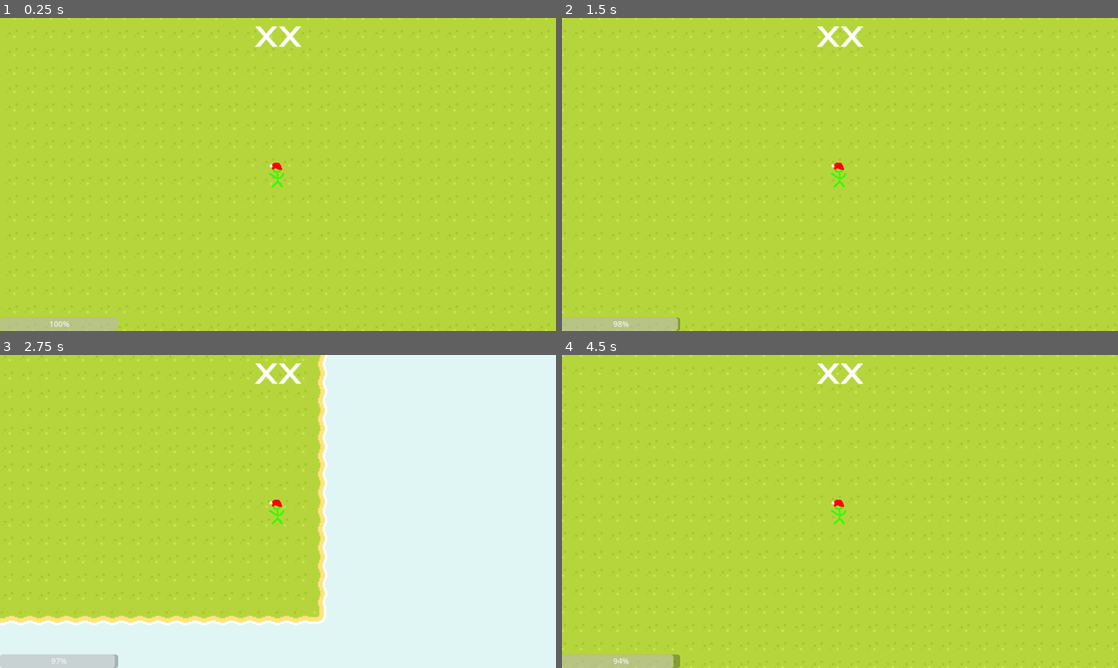
Above: before the commit, frames 1-4 (two rows, left to right).
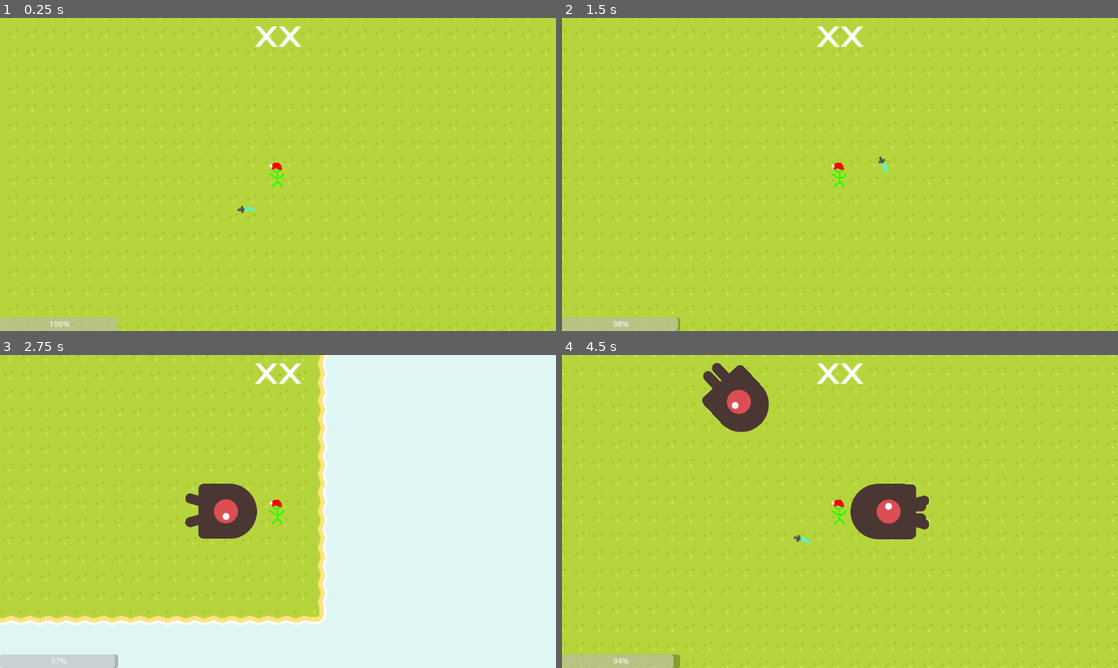
Above: after the commit, the same moments.

Repository: Shmupette/ChristmasProject
Game: Godot game, scene res://scenes/main_scene.tscn
The game is run twice, just before and just after one commit, with the same random seed, the same clock (stepped at 60 frames per second) and the same inputs.
Inputs:
- Up to frame 1 (0.25 s): no input
- Up to frame 2 (1.5 s): hold D (right) 0.53-1.28 s; hold F (damageTest) 0.53-1.28 s; hold S (down) from 1.28 s (still down); tap F (damageTest) at 1.35 s
- Up to frame 3 (2.75 s): release S (down) at 2.03 s; hold D (right) from 2.03 s (still down); hold F (damageTest) from 2.03 s (still down)
- Up to frame 4 (4.5 s): release D (right) at 2.78 s; release F (damageTest) at 2.78 s; hold W (up) 2.78-3.53 s; tap F (damageTest) at 2.85, 4.35 s; hold F (damageTest) 3.53-4.28 s; hold A (left) from 3.53 s (still down)

The runs differ from the first frame. In frame 1, less than 0.1% of the frame differs, in the area x 42-46%, y 60-63%; in frame 2, less than 0.1%; in frame 3, 1.8%; in frame 4, 4.0%, in the area x 25-66%, y 2-61%.

Commit message:
added weapon, changed collision behaviour

Diff:
--- a/scenes/enemy.tscn
+++ b/scenes/enemy.tscn
@@ -35,7 +35,7 @@
 radius = 36.0
 height = 72.0
 
-[node name="Mob" type="CharacterBody2D"]
+[node name="Mob" type="Area2D"]
 script = ExtResource("1_fe2un")
 
 [node name="AnimatedSprite2D" type="AnimatedSprite2D" parent="."]
--- a/scenes/protag.tscn
+++ b/scenes/protag.tscn
@@ -18,3 +18,5 @@
 
 [node name="Camera2D" type="Camera2D" parent="."]
 zoom = Vector2(2.375, 2.375)
+
+[node name="WeaponPivot" type="Node2D" parent="."]
--- /dev/null
+++ b/scenes/weapon.tscn
@@ -0,0 +1,17 @@
+[gd_scene load_steps=4 format=3 uid="uid://7j6m4nyc64ok"]
+
+[ext_resource type="Script" path="res://scripts/weapon.gd" id="1_oxhle"]
+[ext_resource type="Texture2D" uid="uid://vrhwoemk6bxj" path="res://sprites/sword.png" id="2_yotd1"]
+
+[sub_resource type="CapsuleShape2D" id="CapsuleShape2D_nynf1"]
+radius = 4.0
+height = 18.0
+
+[node name="Weapon" type="CharacterBody2D"]
+script = ExtResource("1_oxhle")
+
+[node name="Sprite2D" type="Sprite2D" parent="."]
+texture = ExtResource("2_yotd1")
+
+[node name="CollisionShape2D" type="CollisionShape2D" parent="."]
+shape = SubResource("CapsuleShape2D_nynf1")
--- a/scripts/enemy.gd
+++ b/scripts/enemy.gd
@@ -1,7 +1,7 @@
-extends CharacterBody2D
+extends Area2D
 
 var protag = null
-var movementSpeed = 50
+var movementSpeed = 500
 
 # Called when the node enters the scene tree for the first time.
 func _ready():
@@ -10,7 +10,8 @@
 
 func _physics_process(delta):
 	look_at(protag.position)
-	position = position.move_toward(Vector2(protag.position), delta * movementSpeed)
+	if position.distance_to(protag.position) > 50:
+		position = position.move_toward(Vector2(protag.position), delta * movementSpeed)
 
 func _process(delta):
 	pass
--- a/scripts/protag.gd
+++ b/scripts/protag.gd
@@ -5,12 +5,14 @@
 
 const HUD = preload("res://scenes/HUD.tscn")
 var hud = null
+const WEAPON = preload("res://scenes/weapon.tscn")
+@onready var weapon_pivot = $WeaponPivot
 
 func _ready():
 	hud = HUD.instantiate()
 	hud.setPlayer(self)
 	add_child(hud)
-
+	giveWeapon()
 
 func get_input():
 	var input_direction = Input.get_vector("left", "right", "up", "down")
@@ -19,8 +21,15 @@
 func _physics_process(delta):
 	get_input()
 	move_and_slide()
+	weapon_pivot.rotate(0.05)
 
 func _input(event):
 	if event.is_action_pressed("damageTest"):
 		health -= 1
 		print("HEALTH:",health)
+
+func giveWeapon():
+	var weapon = WEAPON.instantiate()
+	weapon.setPlayer(self)
+	weapon.position = Vector2(0, 40)
+	weapon_pivot.add_child(weapon)
--- /dev/null
+++ b/scripts/weapon.gd
@@ -0,0 +1,10 @@
+extends CharacterBody2D
+
+var player = null
+
+func setPlayer(player):
+	self.player = player
+
+func _physics_process(delta):
+
+	self.rotation += 0.05
Binary file added: sprites/sword.png
Not shown, added: sprites/sword.png.import
